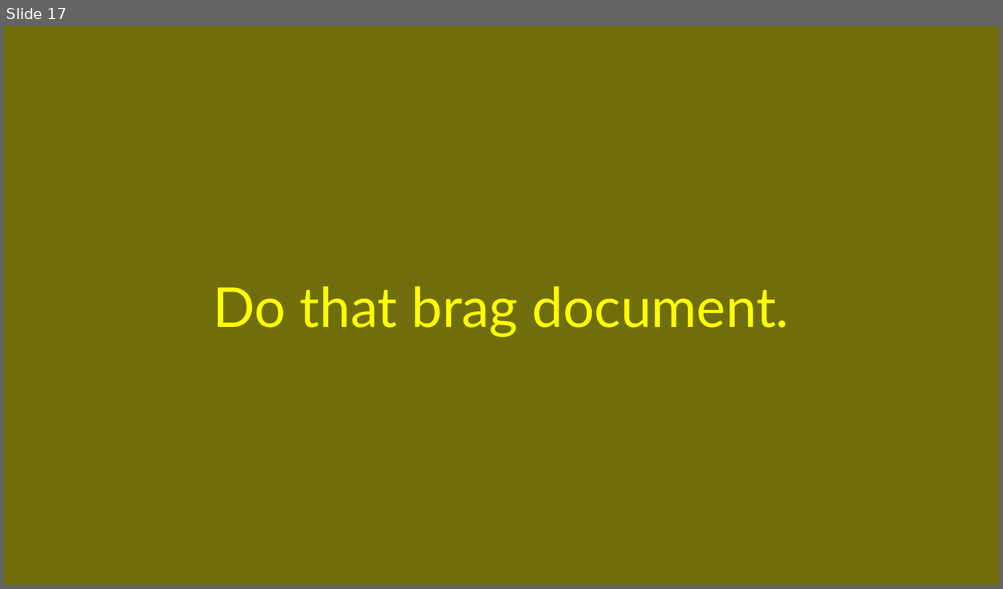
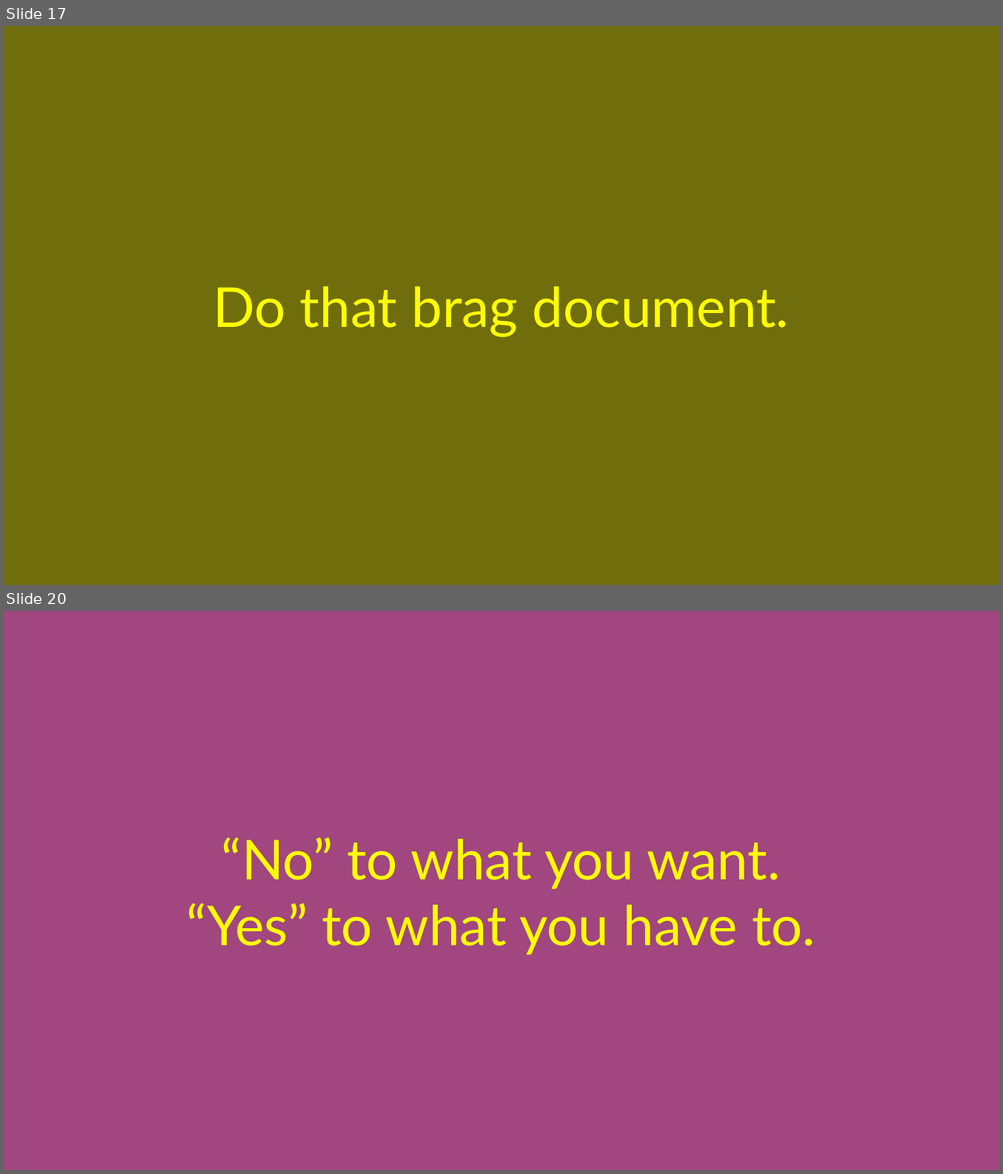
Before and after one commit to ex033067/configs, a slide deck: linux/auto-wallpapers/auto-wallpapers.odp. Shown one above the other, each under a label of ours: slide 17 before the commit, slides 17 and 20 after it; the slides between them are not shown. The pictures are 1003x589 and 1003x1174 pixels, drawn with LibreOffice and Linux fonts; fonts in the diff are those of the drawing. Boxes give left, top, right and bottom in pixels: in the first picture for what was removed or moved away, otherwise in the second. Text is boxed around its words. In the diff, an @@ line names an element or a change of style, - is before the commit and + after.

```diff
--- a/linux/auto-wallpapers/auto-wallpapers.odp
+++ b/linux/auto-wallpapers/auto-wallpapers.odp
@@ slide 20 added at (x1=4, y1=611, x2=999, y2=1170), background #A1467E @@
@@ text added at (x1=187, y1=837, x2=815, y2=955), 44 pt, text #FFFF00 @@
+“No” to what you want.
+“Yes” to what you have to.
```
Also in this commit, not shown: 4 other slides added.
